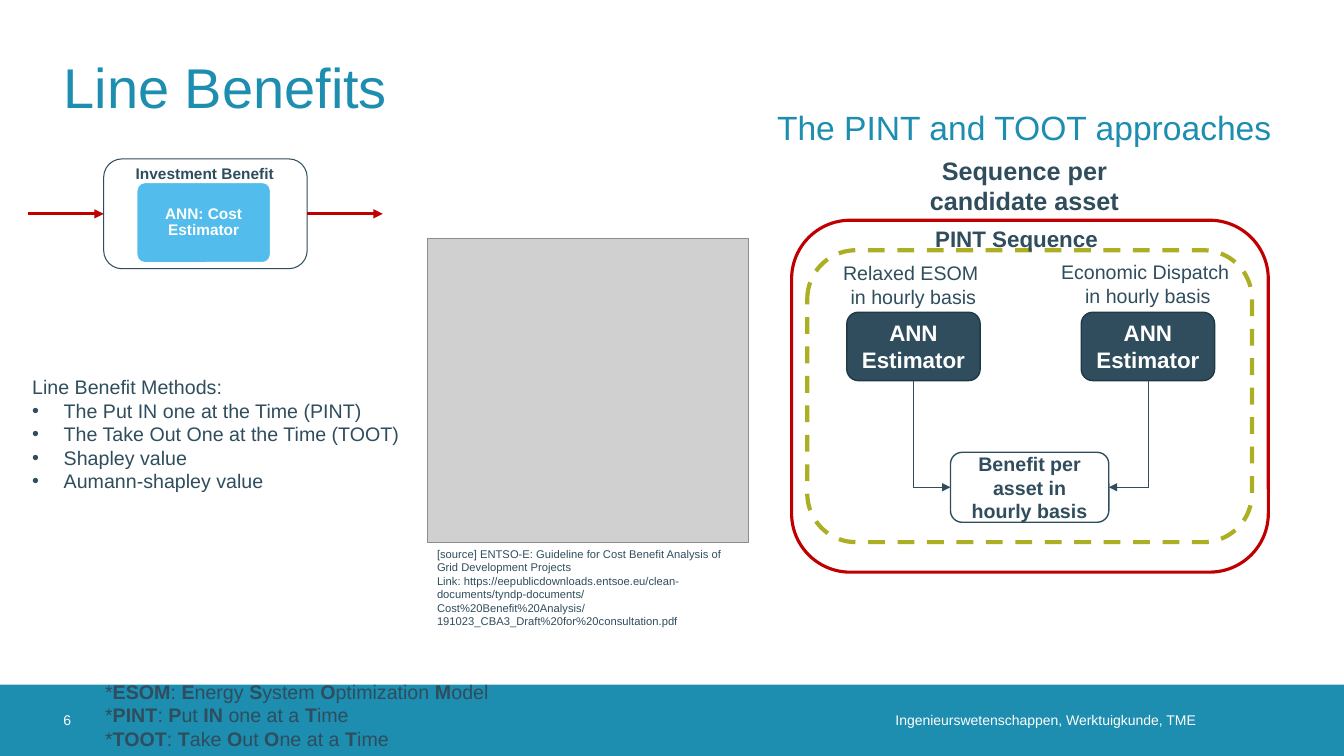
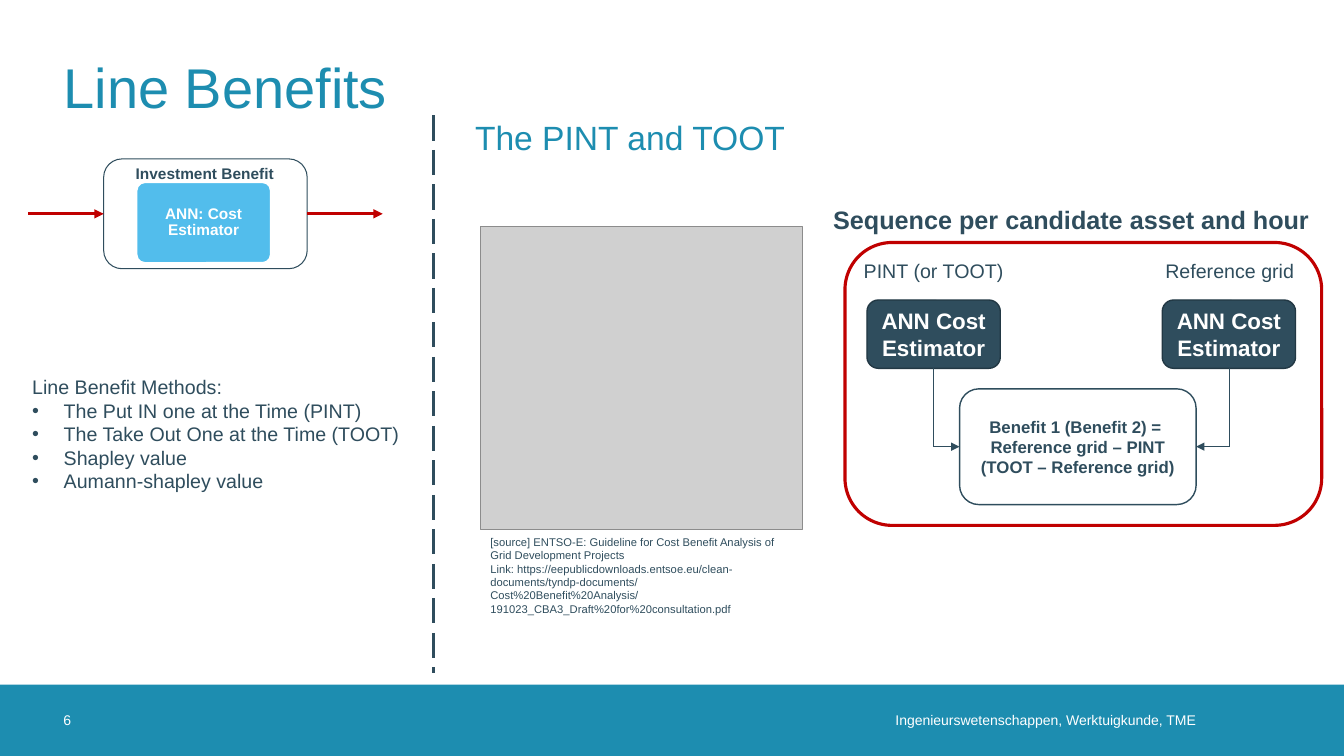
Before and after one commit to erikfilias/JointResearch, a slide deck: slide 6 of 02. Presentations/PresentationGroup.pptx. Drawn at 1344x756 pixels with LibreOffice and Linux fonts; fonts in the diff are those of the drawing; grey boxes stand for pictures; background and template pictures are left out. Boxes give left, top, right and bottom in pixels: in the first picture for what was removed or moved away, otherwise in the second. Text is boxed around its words. In the diff, an @@ line names an element or a change of style, - is before the commit and + after.

```diff
--- a/02. Presentations/PresentationGroup.pptx
+++ b/02. Presentations/PresentationGroup.pptx
@@ line added from (434, 116) to (434, 674), #2F4D5D 2.25 pt dashed @@
@@ text at (475,125,785,151): text changed @@
-The PINT and TOOT approaches
+The PINT and TOOT
@@ picture: place and size @@
-picture at (427,238,749,541)
+picture at (481,226,803,529)
@@ text at (833,210,1309,235): text changed @@
-Sequence per candidate asset
+Sequence per candidate asset and hour
@@ rounded rectangle removed at (808,250,1252,542) @@
@@ text removed at (843,265,978,308) @@
-Relaxed ESOM
-in hourly basis
@@ rounded rectangle: place and size @@
-rounded rectangle at (791,220,1268,572)
+rounded rectangle at (845,243,1322,526)
@@ text at (864,263,1004,282): text changed; size 16 to 14 pt; bold off @@
-PINT Sequence
+PINT (or TOOT)
@@ text at (1165,263,1294,282): text changed @@
-Economic Dispatch
-in hourly basis
+Reference grid
@@ rounded rectangle "ANN Cost": place and size @@
-rounded rectangle "ANN Cost" at (847,313,980,381)
+rounded rectangle "ANN Cost" at (867,300,1000,369)
@@ text in rounded rectangle at (882,313,986,330): text changed @@
-ANN
+ANN Cost
@@ rounded rectangle "ANN Cost": place and size @@
-rounded rectangle "ANN Cost" at (1082,313,1215,381)
+rounded rectangle "ANN Cost" at (1163,300,1296,369)
@@ text in rounded rectangle at (1177,313,1281,330): text changed @@
-ANN
+ANN Cost
@@ elbow arrow moved from (913, 381) - (951, 487) to (934, 368) - (960, 447) @@
@@ rounded rectangle "Benefit 1 (Benefit 2) =": place and size @@
-rounded rectangle "Benefit 1 (Benefit 2) =" at (951,453,1109,522)
+rounded rectangle "Benefit 1 (Benefit 2) =" at (960,389,1197,505)
@@ elbow arrow moved from (1148, 381) - (1109, 487) to (1229, 368) - (1197, 447) @@
@@ text in rounded rectangle at (981,421,1174,477): text changed; size 14 to 12 pt @@
-Benefit per asset in hourly basis
+Benefit 1 (Benefit 2) =
+Reference grid – PINT
+(TOOT – Reference grid)
@@ text "[source] ENTSO-E: Guideline for Cost ...": place and size @@
-text "[source] ENTSO-E: Guideline for Cost ..." at (437,550,721,627)
+text "[source] ENTSO-E: Guideline for Cost ..." at (490,538,774,615)
@@ text removed at (105,683,488,746) @@
-*ESOM: Energy System Optimization Model
-*PINT: Put IN one at a Time
-*TOOT: Take Out One at a Time
```
Also in this commit, not shown: 1 other slide changed.
